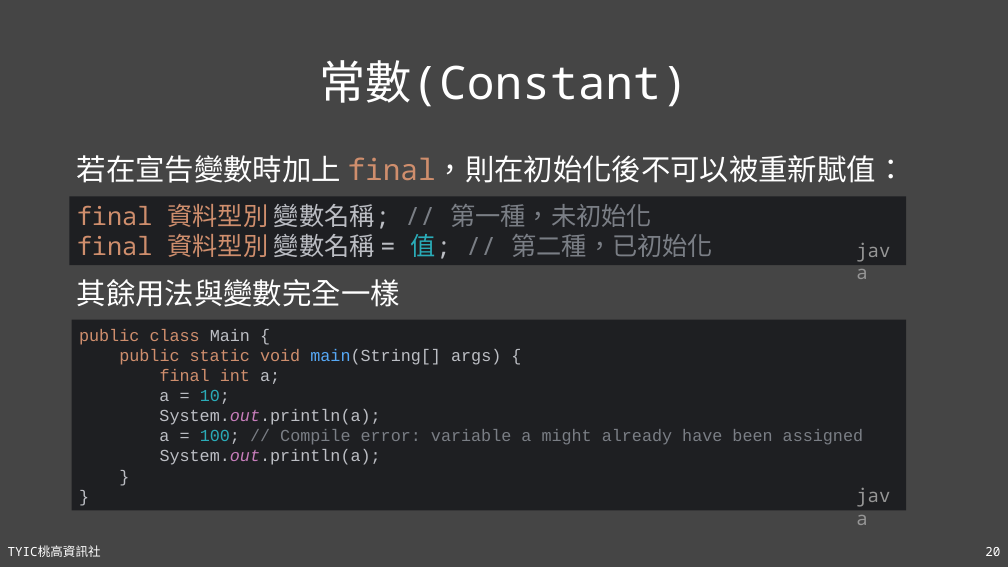
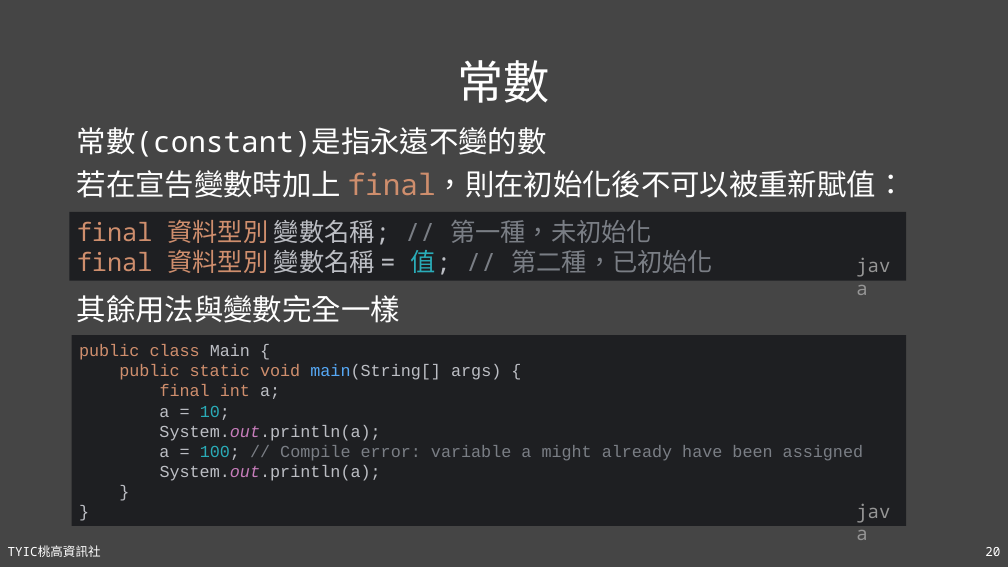
Before and after one commit to TYSHIC/slides, a slide deck: slide 20 of powerpoint/04_初探Java.pptx. Drawn at 1008x567 pixels with LibreOffice and Linux fonts; fonts in the diff are those of the drawing. Boxes give left, top, right and bottom in pixels: in the first picture for what was removed or moved away, otherwise in the second. Text is boxed around its words. In the diff, an @@ line names an element or a change of style, - is before the commit and + after.

```diff
--- a/powerpoint/04_初探Java.pptx
+++ b/powerpoint/04_初探Java.pptx
@@ title at [458, 60, 550, 103]: text changed @@
-常數(Constant)
+常數
@@ text "常數(constant)是指永遠不變的數": place and size @@
-text "常數(constant)是指永遠不變的數" at [77, 155, 906, 183]
+text "常數(constant)是指永遠不變的數" at [77, 127, 906, 198]
@@ text at [77, 127, 547, 157]: paragraph added @@
+常數(constant)是指永遠不變的數
@@ 3 texts, 2 rectangles: place and size @@
-3 texts, 2 rectangles at [70, 197, 907, 510]
+3 texts, 2 rectangles at [70, 212, 907, 526]
```
Also in this commit, not shown: 17 other slides changed, 10 other files.
